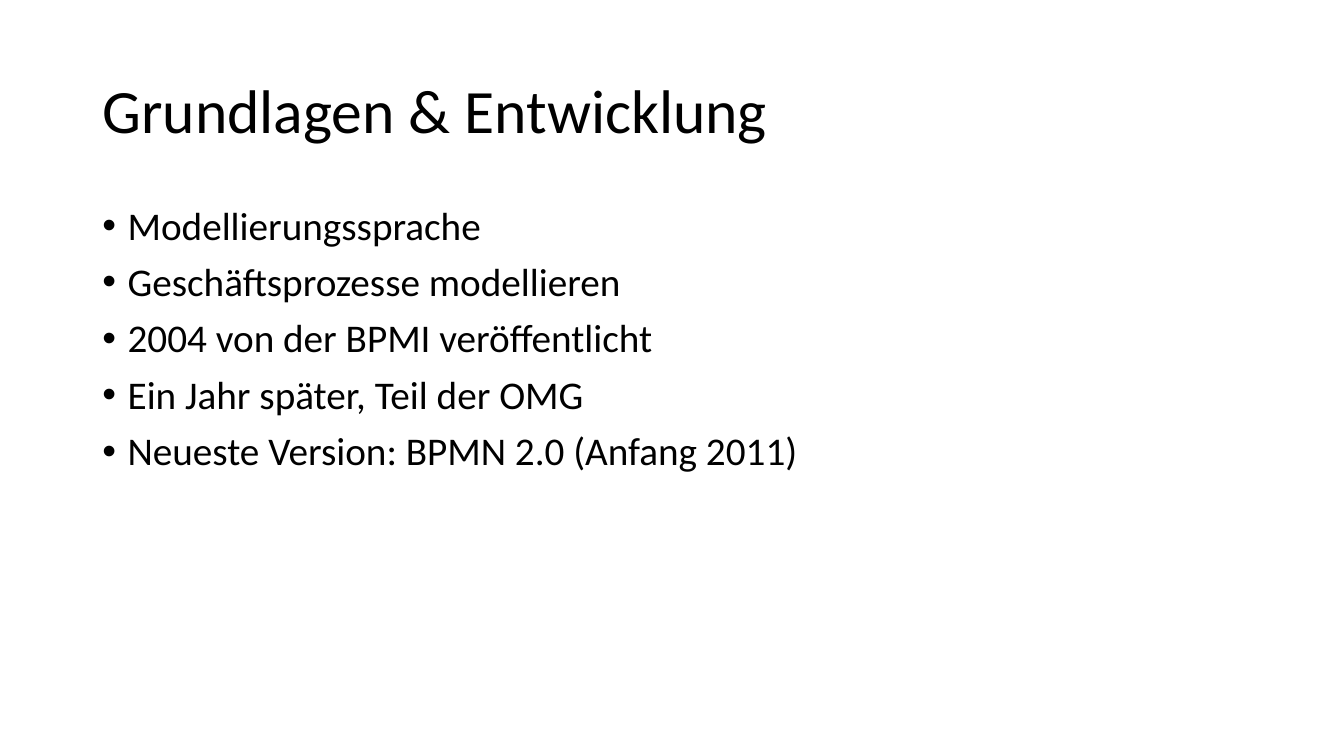
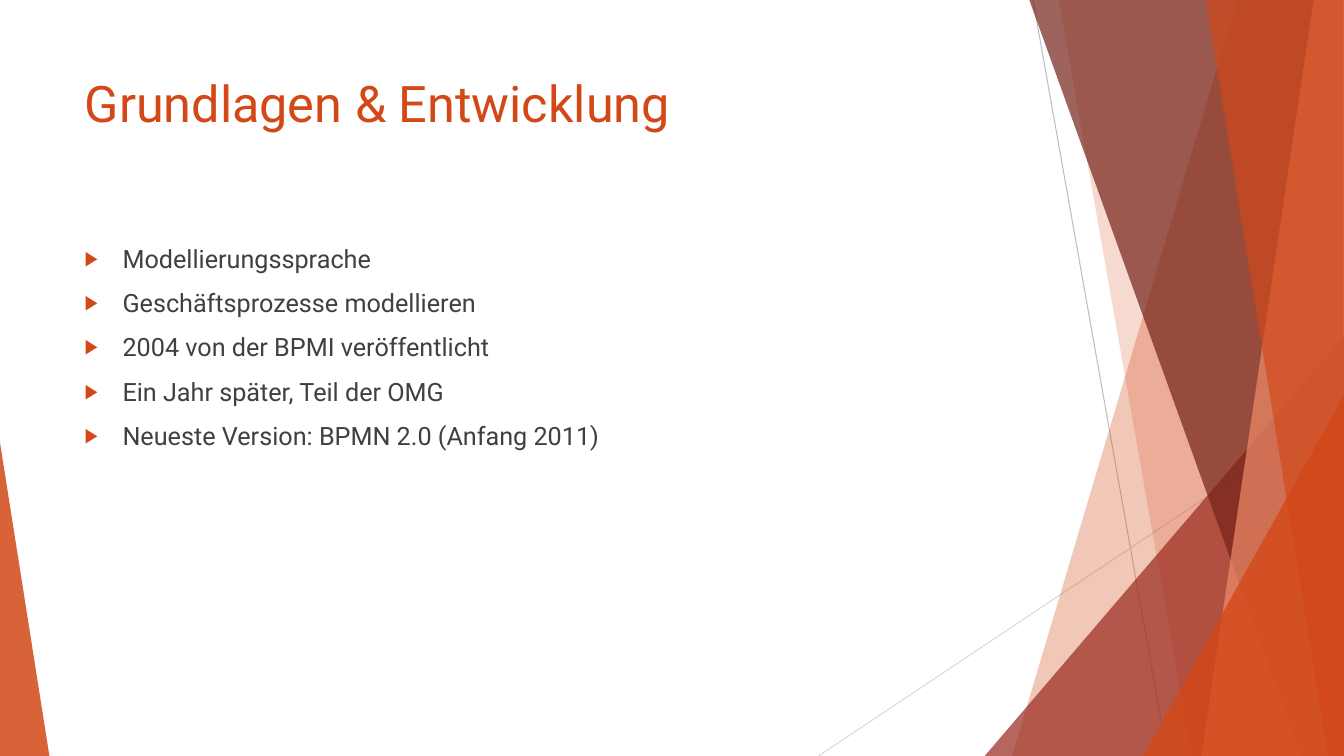
Before and after one commit to AlexanderSchallmeiner/Verhaltensdiagramme, a slide deck: slide 3 of BPMN.pptx. Drawn at 1344x756 pixels with LibreOffice and Linux fonts; fonts in the diff are those of the drawing. Boxes give left, top, right and bottom in pixels: in the first picture for what was removed or moved away, otherwise in the second. Text is boxed around its words. In the diff, an @@ line names an element or a change of style, - is before the commit and + after.

Commit message:
Add files via upload
added new slides and first layout

```diff
--- a/BPMN.pptx
+++ b/BPMN.pptx
@@ title "Grundlagen & Entwicklung": place and size @@
-title "Grundlagen & Entwicklung" at box(102, 90, 767, 144)
+title "Grundlagen & Entwicklung" at box(85, 84, 670, 133)
@@ title "Grundlagen & Entwicklung" at box(85, 84, 670, 133): size 44 to 36 pt, font Calibri to Roboto, text colour #000000 to #D34817; line spacing 0.9 to 1; vertical alignment middle to top @@
@@ text "Modellierungssprache": place and size @@
-text "Modellierungssprache" at box(128, 212, 797, 472)
+text "Modellierungssprache" at box(123, 249, 599, 451)
@@ text "Modellierungssprache" at box(123, 249, 599, 451): size 28 to 18 pt, font Calibri to Roboto, text colour #000000 to #404040; bullet • to ▶; line spacing 0.9 to 1 @@
@@ group added at box(0, 0, 1344, 756): 5 freeform shapes, 3 triangles, 2 lines @@
```
Also in this commit, not shown: 4 other slides changed, 6 slides added, 1 slide removed.
